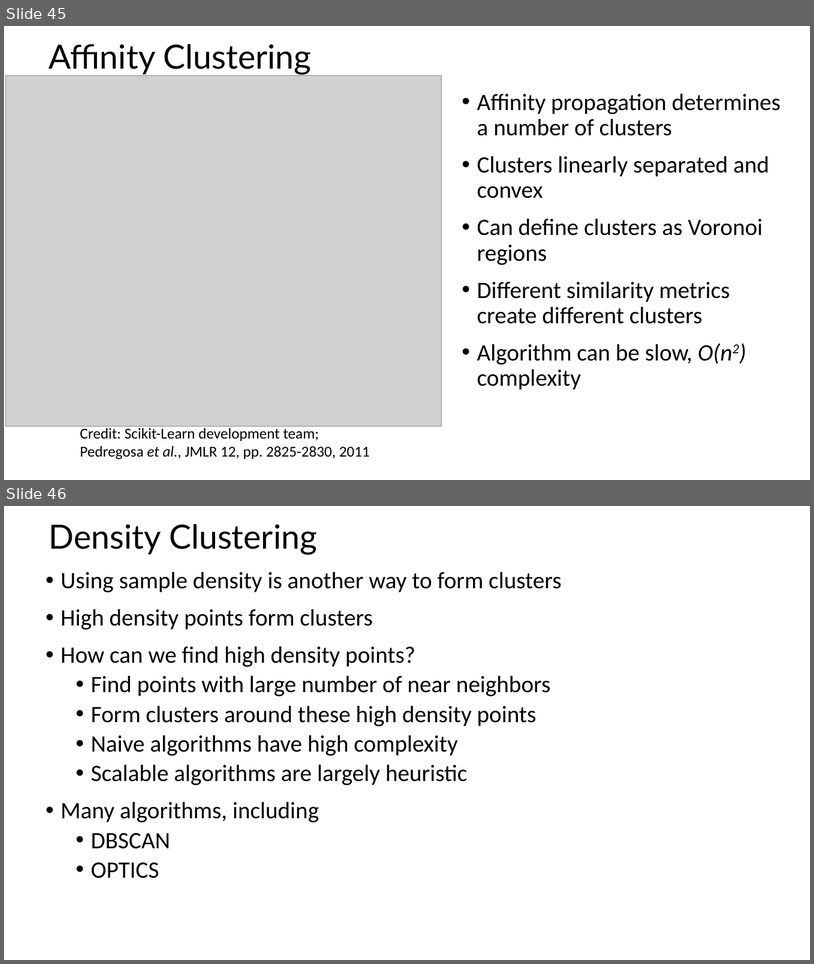
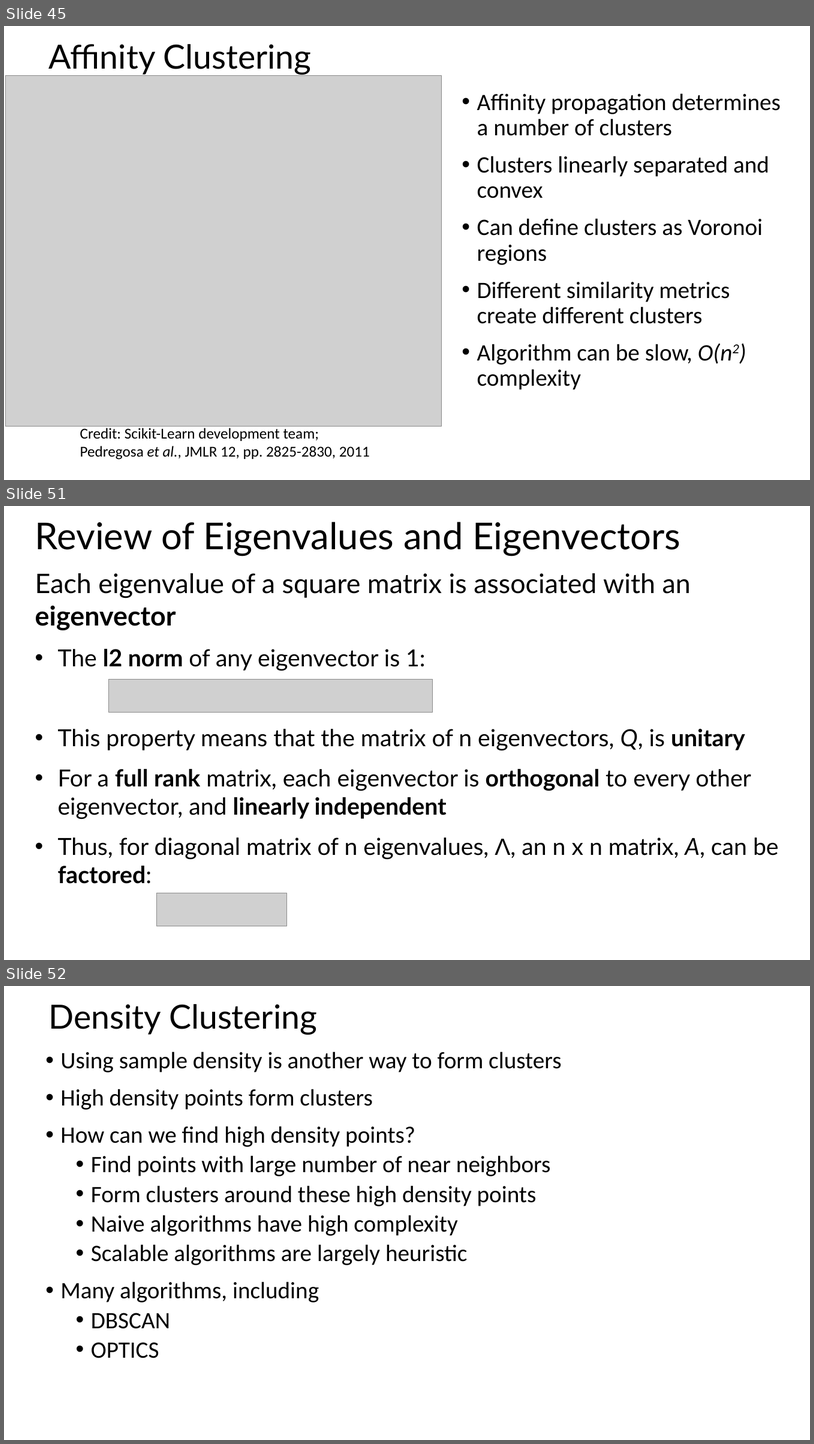
Before and after one commit to StephenElston/CSCI-E-108, a slide deck: slides/6_IntroductionToClustering.pptx. Shown one above the other, each under a label of ours: slides 45 and 46 before the commit, slides 45, 51 and 52 after it; the slides between them are not shown. The pictures are 814x964 and 814x1444 pixels, drawn with LibreOffice and Linux fonts; fonts in the diff are those of the drawing; grey boxes stand for pictures. Boxes give left, top, right and bottom in pixels: in the first picture for what was removed or moved away, otherwise in the second. Text is boxed around its words. In the diff, an @@ line names an element or a change of style, - is before the commit and + after.

```diff
--- a/slides/6_IntroductionToClustering.pptx
+++ b/slides/6_IntroductionToClustering.pptx
@@ slide 51 added at [4,506,810,960], background #FFFFFF @@
@@ title added at [35,522,681,556], 44 pt, text #000000 @@
+Review of Eigenvalues and Eigenvectors
@@ text added at [35,573,779,883], 28 pt, text #000000 @@
+Each eigenvalue of a square matrix is associated with an eigenvector
+• The l2 norm of any eigenvector is 1:
+• This property means that the matrix of n eigenvectors, Q, is unitary
+• For a full rank matrix, each eigenvector is orthogonal to every other eigenvector, and linearly independent
+• Thus, for diagonal matrix of n eigenvalues, Λ, an n x n matrix, A, can be factored:
@@ picture added at [109,679,433,712] @@
@@ picture added at [156,892,287,926] @@
@@ what was slide 46 is now slide 52 @@
```
Also in this commit, not shown: 1 slide changed, 5 other slides added.
